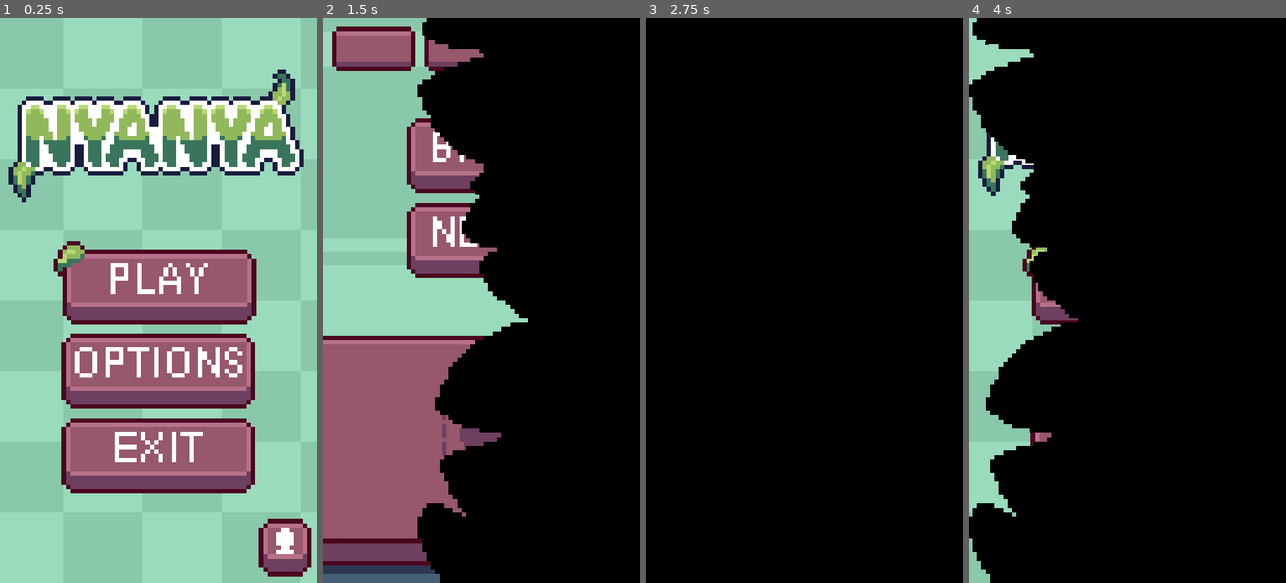
Above: before the commit, frames 1-4 (left to right).
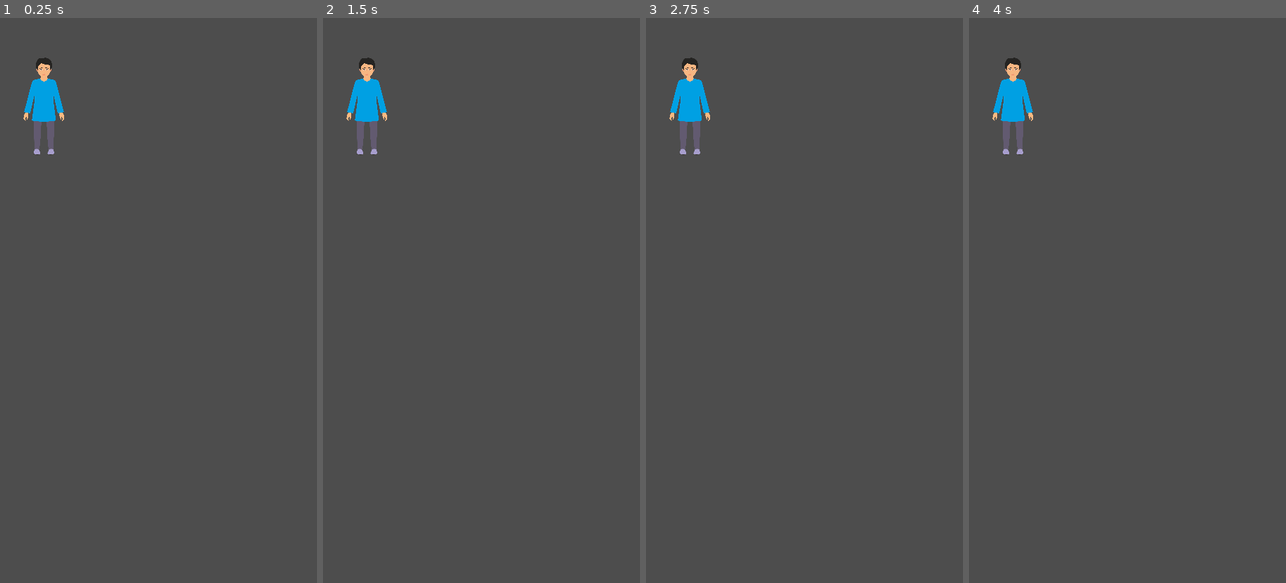
Above: after the commit, the same moments.

Repository: IvoChanev/Sunflower-Valley
Game: Godot game, scene res://scenes/main.tscn
Same seed, same stepped clock (60 frames per second), same inputs: the game is played once before the commit and once after it. Before the commit the project starts from res://Ivo/main_menu.tscn.
Inputs (mouse positions are in pixels of both pictures, inside the frame that each line leads up to):
- Up to frame 1 (0.25 s): no input
- Up to frame 2 (1.5 s): move the mouse to (551, 272) at 0.52 s; click (551, 272) at 0.67 s; move the mouse to (418, 328) at 1.27 s; click (418, 328) at 1.42 s
- Up to frame 3 (2.75 s): tap Enter at 2 s; move the mouse to (836, 176) at 2.02 s; click (836, 176) at 2.17 s
- Up to frame 4 (4 s): move the mouse to (1111, 413) at 2.77 s; click (1111, 413) at 2.92 s; move the mouse to (1222, 385) at 3.52 s; click (1222, 385) at 3.67 s

The runs differ from the first frame. In frame 1, 100% of the frame differs, in the area x 0-100%, y 0-100%; in frame 2, 100%; in frame 3, 100%; in frame 4, 100%.

Commit message:
Update project.godot

Diff:
--- a/project.godot
+++ b/project.godot
@@ -11,7 +11,7 @@
 [application]
 
 config/name="Sunflower Valley"
-run/main_scene="res://Ivo/main_menu.tscn"
+run/main_scene="res://scenes/main.tscn"
 config/features=PackedStringArray("4.3", "Mobile")
 config/icon="res://icon.svg"
 
@@ -23,7 +23,6 @@
 
 window/size/viewport_width=720
 window/size/viewport_height=1280
-window/size/mode=3
 window/stretch/mode="canvas_items"
 window/handheld/orientation=1
 
